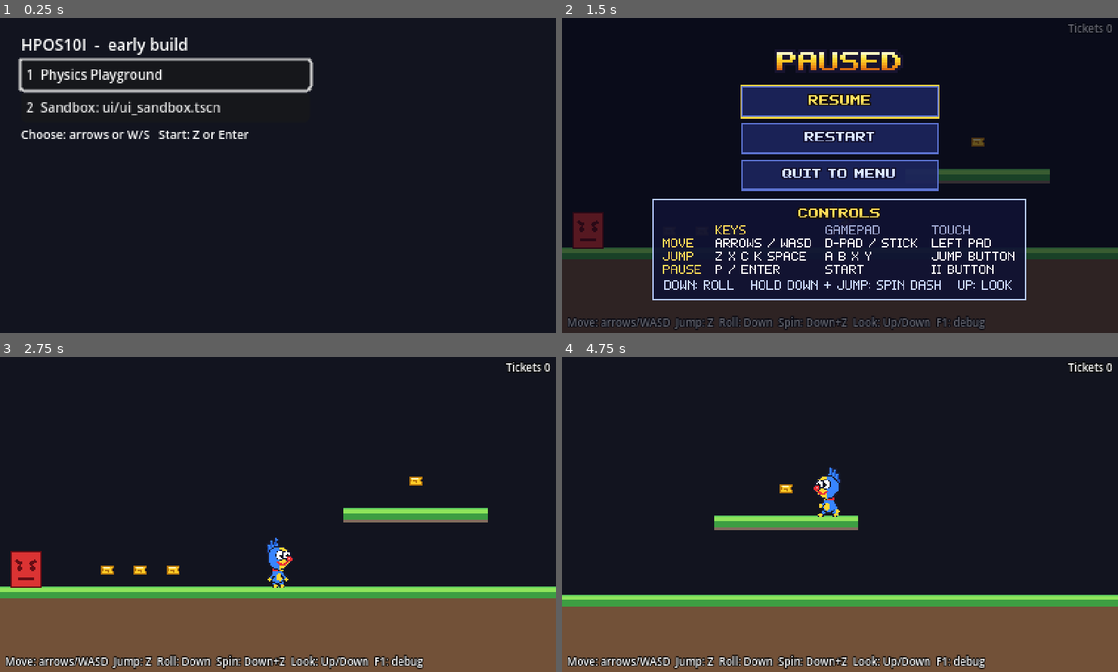
Above: before the commit, frames 1-4 (two rows, left to right).
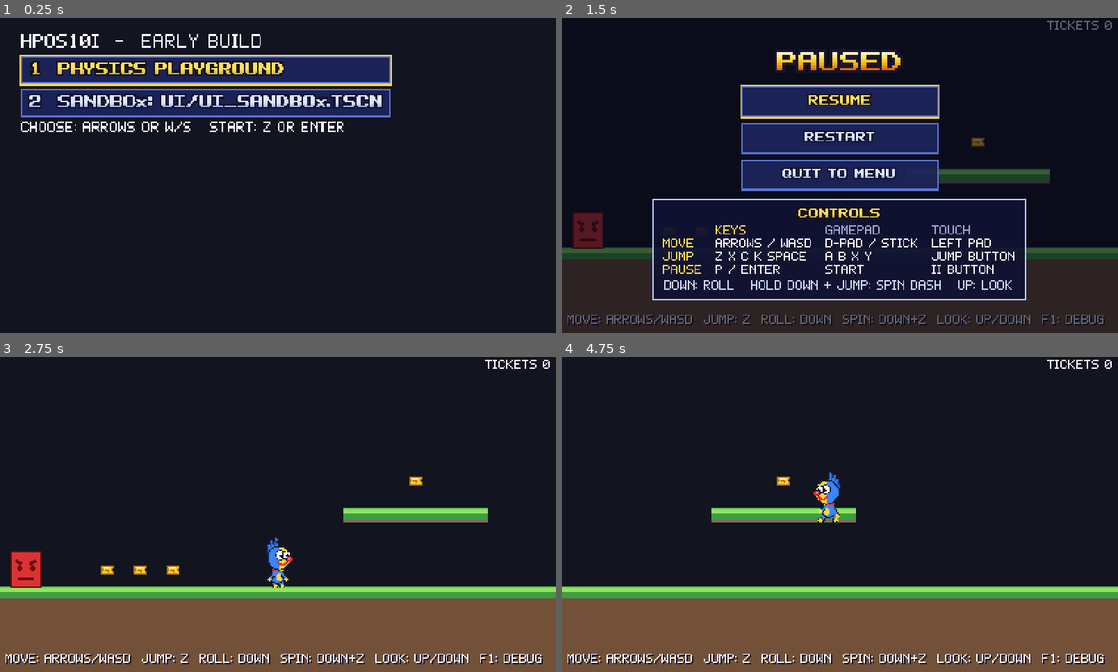
Above: after the commit, the same moments.

Repository: crrreatorrr/HPOS10I
Game: Godot game, scene res://core/main.tscn
Two runs of this game, one before a commit and one after it. Both use one fixed random seed, a clock stepped at 60 frames per second and the inputs below.
Inputs (mouse positions are in pixels of both pictures, inside the frame that each line leads up to):
- Up to frame 1 (0.25 s): no input
- Up to frame 2 (1.5 s): click "1 Physics Playground" at 0.5 s; tap Enter (pause) at 1.25 s; move the mouse to (962, 159) at 1.27 s; hold Right (move_right) from 1.28 s (still down); tap 1 at 1.35 s; click (962, 159) at 1.42 s
- Up to frame 3 (2.75 s): tap Z (jump) at 1.52 s; release Right (move_right) at 2 s; drag from (166, 530) to (27, 571) at 2.02 s
- Up to frame 4 (4.75 s): move the mouse to (895, 445) at 2.77 s; hold Right (move_right) 2.78-3.5 s; tap X at 2.85 s; drag from (812, 577) to (634, 571) at 3.52 s; move the mouse to (1006, 561) at 4.27 s; hold Left (move_left) from 4.28 s (still down); tap Space at 4.35 s; tap Z (jump) at 4.52 s

The runs differ from the first frame. In frame 1, 13% of the frame differs, in the area x 3-71%, y 5-39%; in frame 2, 2.4%; in frame 3, 3.0%; in frame 4, 12%.

Commit message:
Turn on physics interpolation and the pixel-font UI theme
Physics interpolation: smooth motion on 120/144 Hz displays (QA verified
byte-identical gameplay with it on and off, clean respawn cuts).
gui/theme/custom: the UI agent's Sproto Pixel theme for every scene.

Co-Authored-By: Claude Opus 5.5 <noreply@anthropic.com>

Diff:
--- a/project.godot
+++ b/project.godot
@@ -96,6 +96,10 @@
 ]
 }
 
+[gui]
+
+theme/custom="res://ui/theme/game_theme.tres"
+
 [layer_names]
 
 2d_physics/layer_1="terrain_solid"
@@ -108,6 +112,10 @@
 2d_physics/layer_8="hazards"
 2d_physics/layer_9="boss"
 
+[physics]
+
+common/physics_interpolation=true
+
 [rendering]
 
 textures/canvas_textures/default_texture_filter=0
